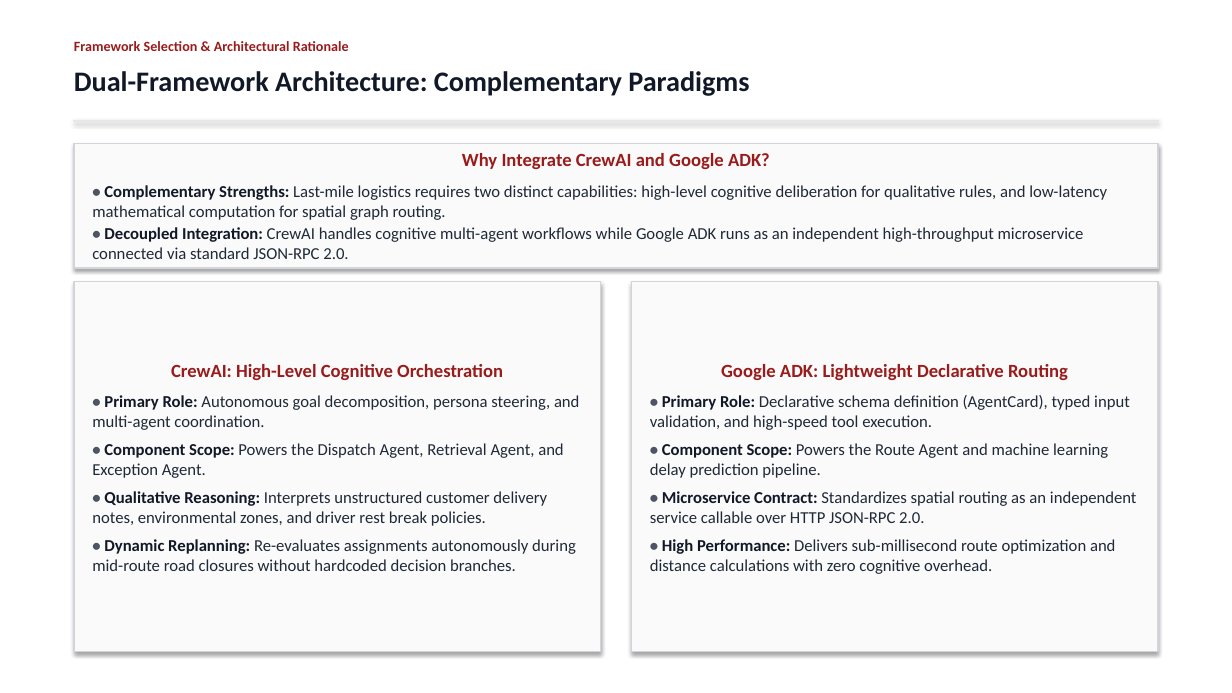
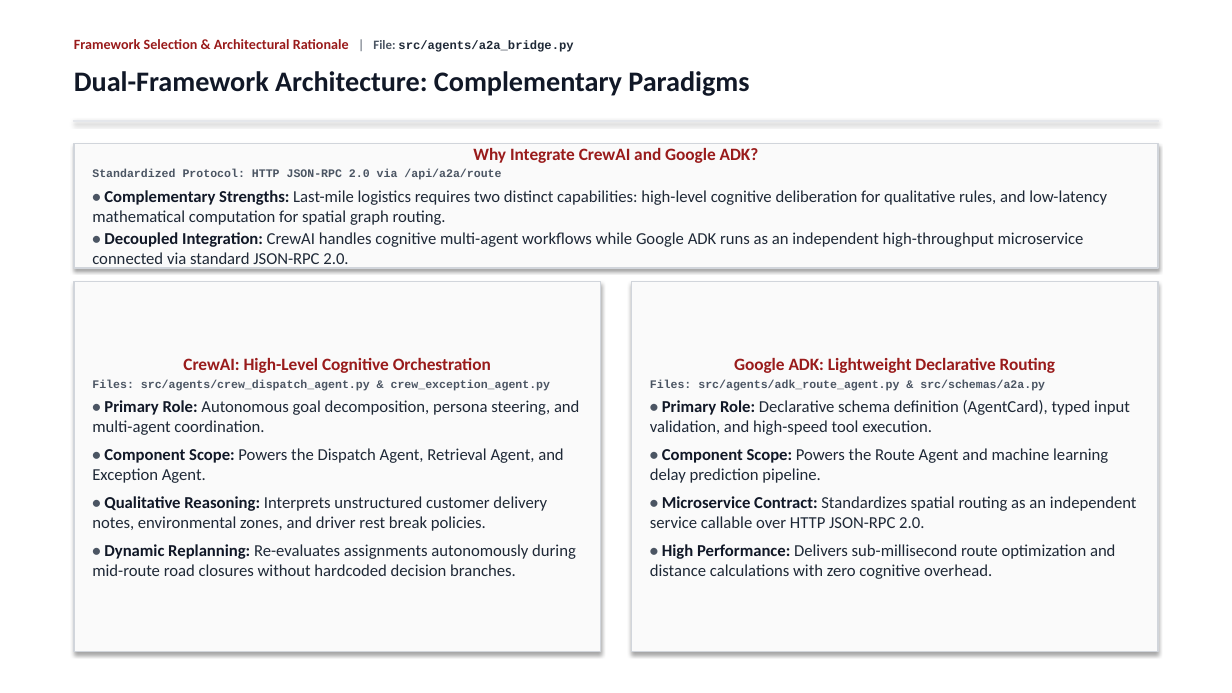
Before and after one commit to Akshat5091/DeliveryFleet-MAS, a slide deck: slide 7 of Eval 2 Documents/DeliveryFleet_MAS_Evaluation2_Master_Presentation.pptx. Drawn at 1232x693 pixels with LibreOffice and Linux fonts; fonts in the diff are those of the drawing. Boxes give left, top, right and bottom in pixels: in the first picture for what was removed or moved away, otherwise in the second. Text is boxed around its words. In the diff, an @@ line names an element or a change of style, - is before the commit and + after.

```diff
--- a/Eval 2 Documents/DeliveryFleet_MAS_Evaluation2_Master_Presentation.pptx
+++ b/Eval 2 Documents/DeliveryFleet_MAS_Evaluation2_Master_Presentation.pptx
@@ text at (x1=74, y1=39, x2=573, y2=52): text changed @@
-Framework Selection & Architectural Rationale
+Framework Selection & Architectural Rationale | File: src/agents/a2a_bridge.py
@@ text in rectangle at (x1=473, y1=148, x2=759, y2=163): size 14.5 to 13.5 pt in "Why Integrate CrewAI and Google ADK?"; less space between paragraphs @@
@@ text in rectangle at (x1=92, y1=169, x2=501, y2=180): paragraph added @@
+Standardized Protocol: HTTP JSON-RPC 2.0 via /api/a2a/route
@@ text in rectangle at (x1=183, y1=358, x2=491, y2=373): size 14.5 to 13.5 pt in "CrewAI: High-Level Cognitive Orchestration"; less space between paragraphs @@
@@ text in rectangle at (x1=734, y1=358, x2=1055, y2=373): size 14.5 to 13.5 pt in "Google ADK: Lightweight Declarative Routing"; less space between paragraphs @@
@@ text in rectangle at (x1=92, y1=380, x2=551, y2=391): paragraph added @@
+Files: src/agents/crew_dispatch_agent.py & crew_exception_agent.py
@@ text in rectangle at (x1=650, y1=380, x2=1045, y2=391): paragraph added @@
+Files: src/agents/adk_route_agent.py & src/schemas/a2a.py
```
Also in this commit, not shown: 23 other slides changed, 8 other files.
